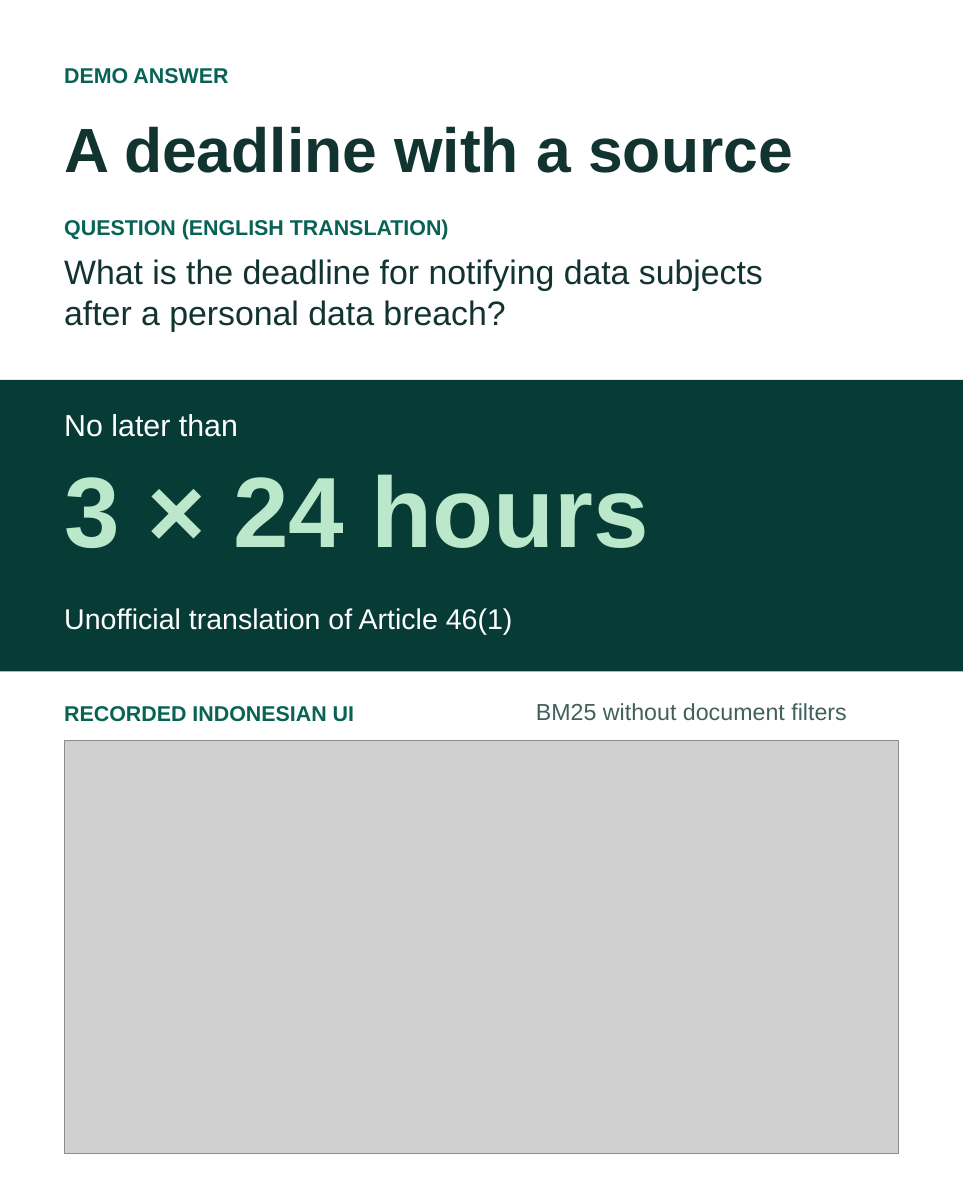
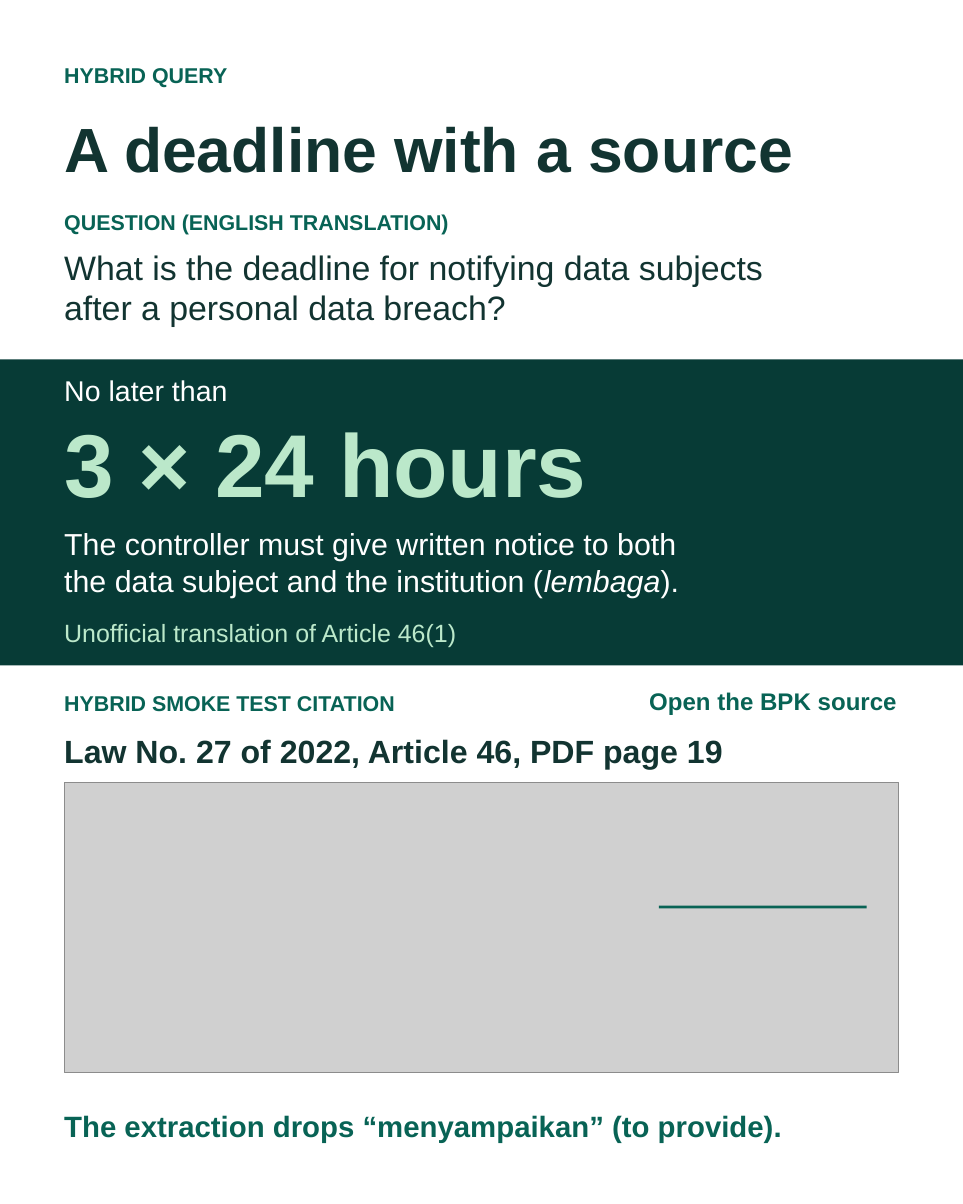
Before and after one commit to Awee3/regulaRAG, a slide deck: slide 5 of docs/portfolio/regularag-linkedin.pptx (slide 4 before the commit). Drawn at 963x1204 pixels with LibreOffice and Linux fonts; fonts in the diff are those of the drawing; grey boxes stand for pictures. Boxes give left, top, right and bottom in pixels: in the first picture for what was removed or moved away, otherwise in the second. Text is boxed around its words. In the diff, an @@ line names an element or a change of style, - is before the commit and + after.

Commit message:
docs: add LinkedIn demo and document Qdrant migration
Update the README and architecture documentation for the Qdrant Local retrieval flow.\n\nAdd the LinkedIn video walkthrough, playback documentation, demo artifacts, and refreshed portfolio carousel/report materials. Correct acceptance documentation and retain local verification findings without presenting AI review as human validation.

```diff
--- a/docs/portfolio/regularag-linkedin.pptx
+++ b/docs/portfolio/regularag-linkedin.pptx
@@ text at <box>64,68,227,88</box>: text changed @@
-DEMO ANSWER
+HYBRID QUERY
@@ text "QUESTION (ENGLISH TRANSLATION)": place and size @@
-text "QUESTION (ENGLISH TRANSLATION)" at <box>64,219,449,240</box>
+text "QUESTION (ENGLISH TRANSLATION)" at <box>64,214,449,235</box>
@@ text "What is the deadline for ...": place and size @@
-text "What is the deadline for ..." at <box>64,259,763,331</box>
+text "What is the deadline for ..." at <box>64,255,763,327</box>
@@ rectangle: place and size @@
-rectangle at <box>0,380,963,672</box>
+rectangle at <box>0,360,963,665</box>
@@ text "No later than": place and size @@
-text "No later than" at <box>64,414,238,437</box>
+text "No later than" at <box>64,380,228,402</box>
@@ text "No later than" at <box>64,380,228,402</box>: size 25.5 to 24 pt @@
@@ text "3 × 24 hours": place and size @@
-text "3 × 24 hours" at <box>64,474,649,548</box>
+text "3 × 24 hours" at <box>64,432,586,498</box>
@@ text "3 × 24 hours" at <box>64,432,586,498</box>: size 84 to 75 pt @@
@@ text added at <box>64,533,679,598</box>, 25.5 pt, text #FFFFFF @@
+The controller must give written notice to both
+the data subject and the institution (lembaga).
@@ text "Unofficial translation of Article 46(1)": place and size @@
-text "Unofficial translation of Article 46(1)" at <box>64,608,513,635</box>
+text "Unofficial translation of Article 46(1)" at <box>64,624,456,647</box>
@@ text "Unofficial translation of Article 46(1)" at <box>64,624,456,647</box>: size 24 to 21 pt, text colour #FFFFFF to #BBE8CA @@
@@ text removed at <box>64,706,354,722</box> @@
-RECORDED INDONESIAN UI
@@ text added at <box>64,696,395,712</box>, 18 pt, text #086355, bold @@
+HYBRID SMOKE TEST CITATION
@@ text removed at <box>536,703,846,720</box> @@
-BM25 without document filters
@@ text added at <box>649,692,897,715</box>, 20.2 pt, text #086355, bold @@
+Open the BPK source
@@ text added at <box>64,739,723,769</box>, 27 pt, text #123431, bold @@
+Law No. 27 of 2022, Article 46, PDF page 19
@@ picture: place and size @@
-picture at <box>64,740,899,1154</box>
+picture at <box>64,782,899,1073</box>
@@ line added from (659, 907) to (866, 907), #086355 2.25 pt @@
@@ text added at <box>64,1115,782,1142</box>, 24.8 pt, text #086355, bold @@
+The extraction drops “menyampaikan” (to provide).
```
Also in this commit, not shown: 2 other slides changed, 5 slides added, 5 slides removed, 18 other files.
